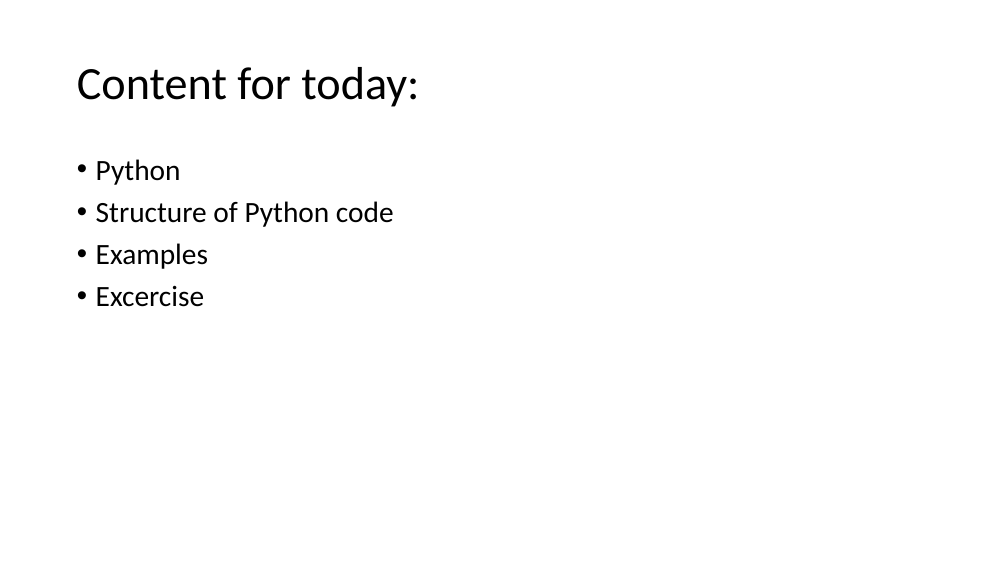
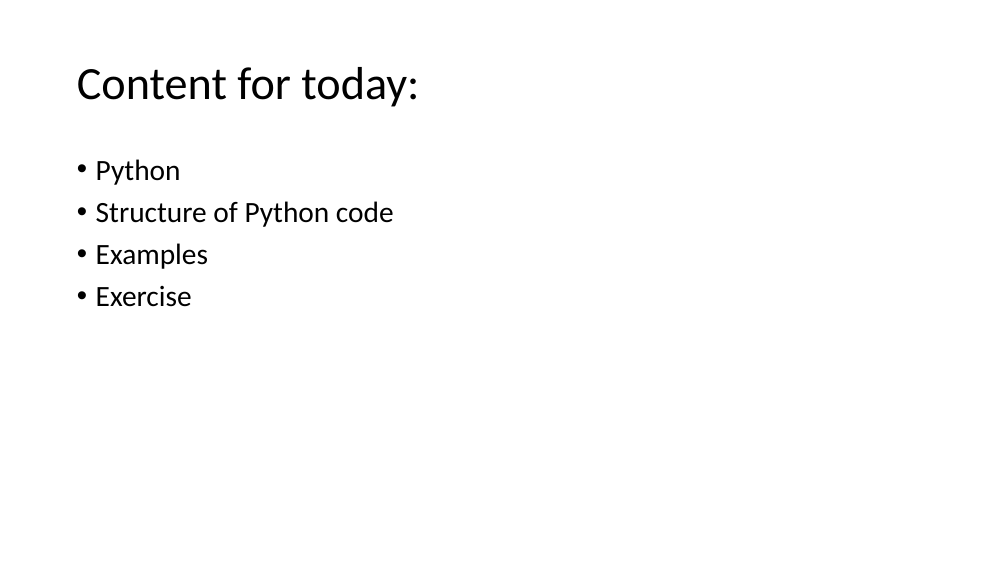
Before and after one commit to AtharvaGokhale95/JnanaPrabodhini_FundamentalsofProgramming, a slide deck: slide 2 of Presentations/PPT3_Python_Basics.pptx. Drawn at 1008x567 pixels with LibreOffice and Linux fonts; fonts in the diff are those of the drawing. Boxes give left, top, right and bottom in pixels: in the first picture for what was removed or moved away, otherwise in the second. Text is boxed around its words. In the diff, an @@ line names an element or a change of style, - is before the commit and + after.

```diff
--- a/Presentations/PPT3_Python_Basics.pptx
+++ b/Presentations/PPT3_Python_Basics.pptx
@@ text at (96,286,192,307): text changed @@
-• Excercise
+• Exercise
```
Also in this commit, not shown: 1 slide added, 2 other files.
